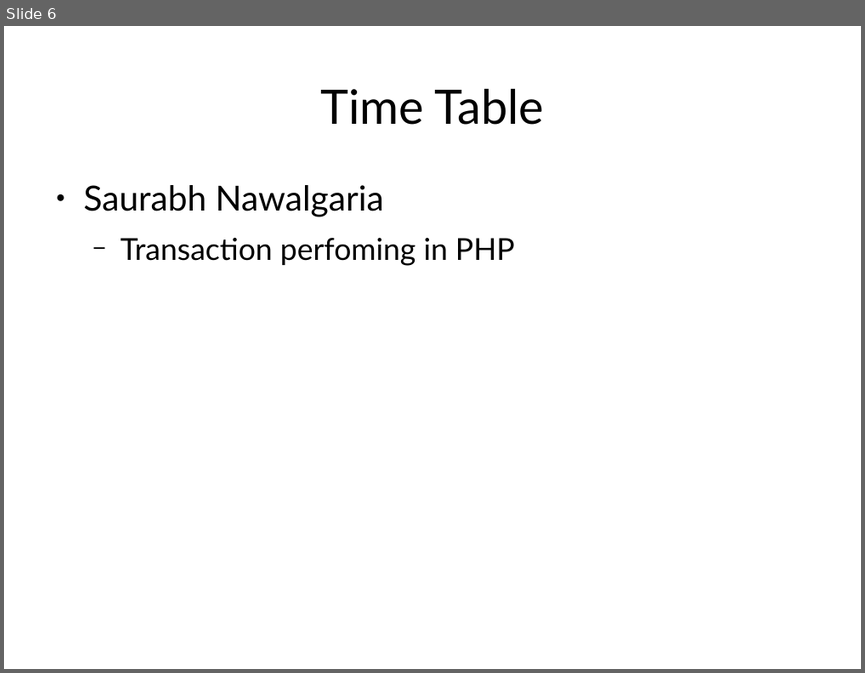
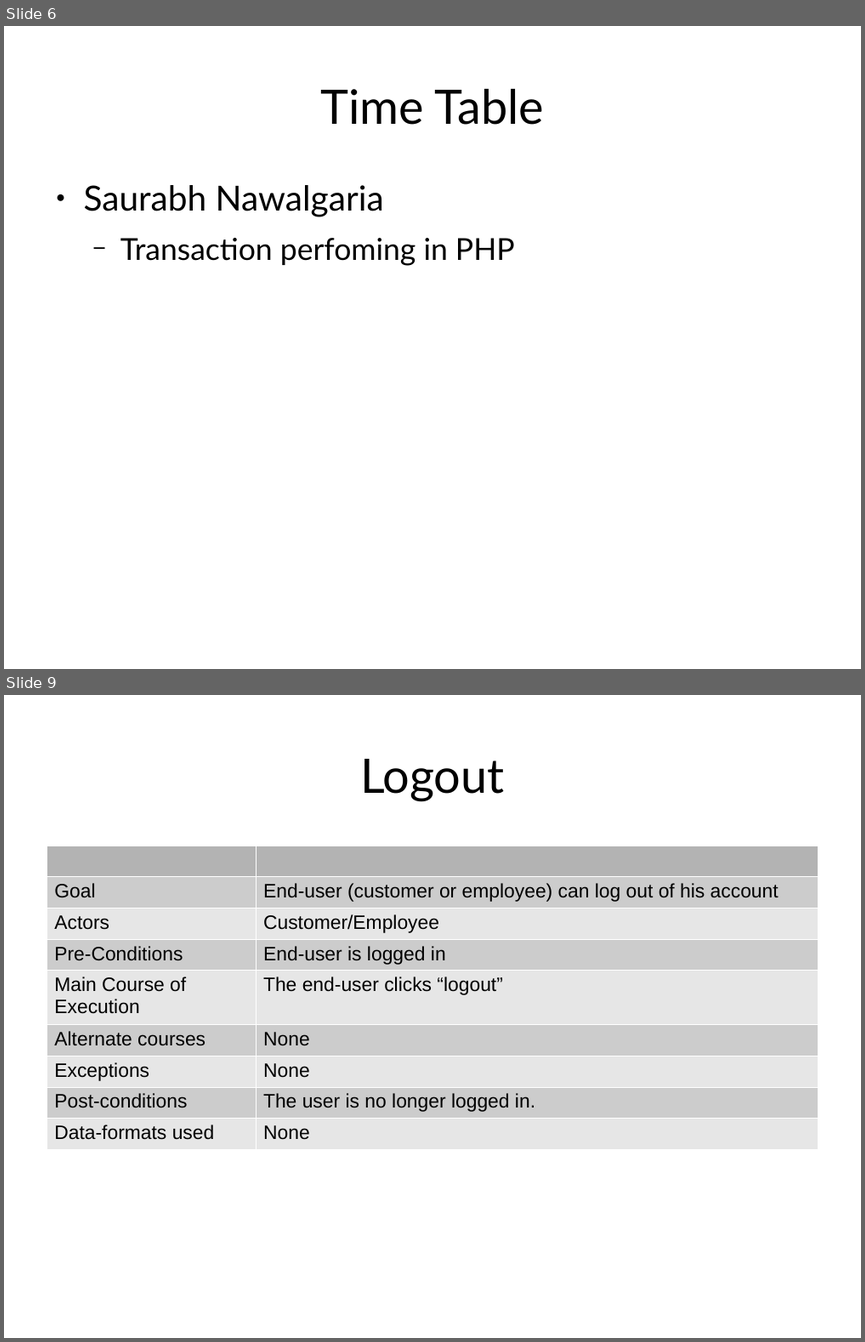
Before and after one commit to snawalgaria/SecureCoding, a slide deck: presentation/presentation.odp. Shown one above the other, each under a label of ours: slide 6 before the commit, slides 6 and 9 after it; the slides between them are not shown. The pictures are 865x673 and 865x1342 pixels, drawn with LibreOffice and Linux fonts; fonts in the diff are those of the drawing. Boxes give left, top, right and bottom in pixels: in the first picture for what was removed or moved away, otherwise in the second. Text is boxed around its words. In the diff, an @@ line names an element or a change of style, - is before the commit and + after.

```diff
--- a/presentation/presentation.odp
+++ b/presentation/presentation.odp
@@ slide 9 added at (4, 695, 861, 1338), background #FFFFFF @@
@@ title added at (360, 759, 505, 801), 44 pt, text #000000 @@
+Logout
@@ table added at (46, 845, 818, 1143), 9 rows, 2 columns @@
+ | 
+Goal | End-user (customer or employee) can log out of his account
+Actors | Customer/Employee
+Pre-Conditions | End-user is logged in
+Main Course of Execution | The end-user clicks “logout”
+Alternate courses | None
+Exceptions | None
+Post-conditions | The user is no longer logged in.
+Data-formats used | None
```
Also in this commit, not shown: 1 slide changed, 10 other slides added, 1 other file.
